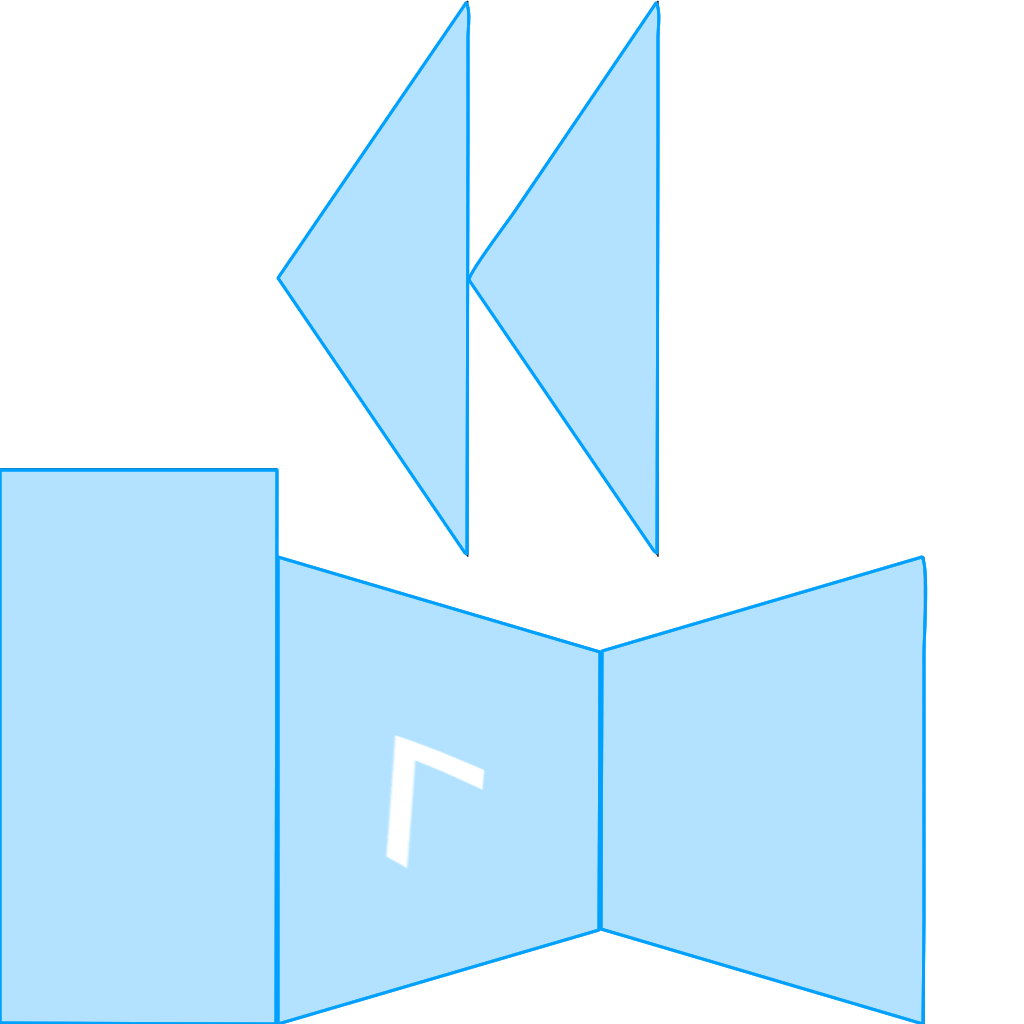
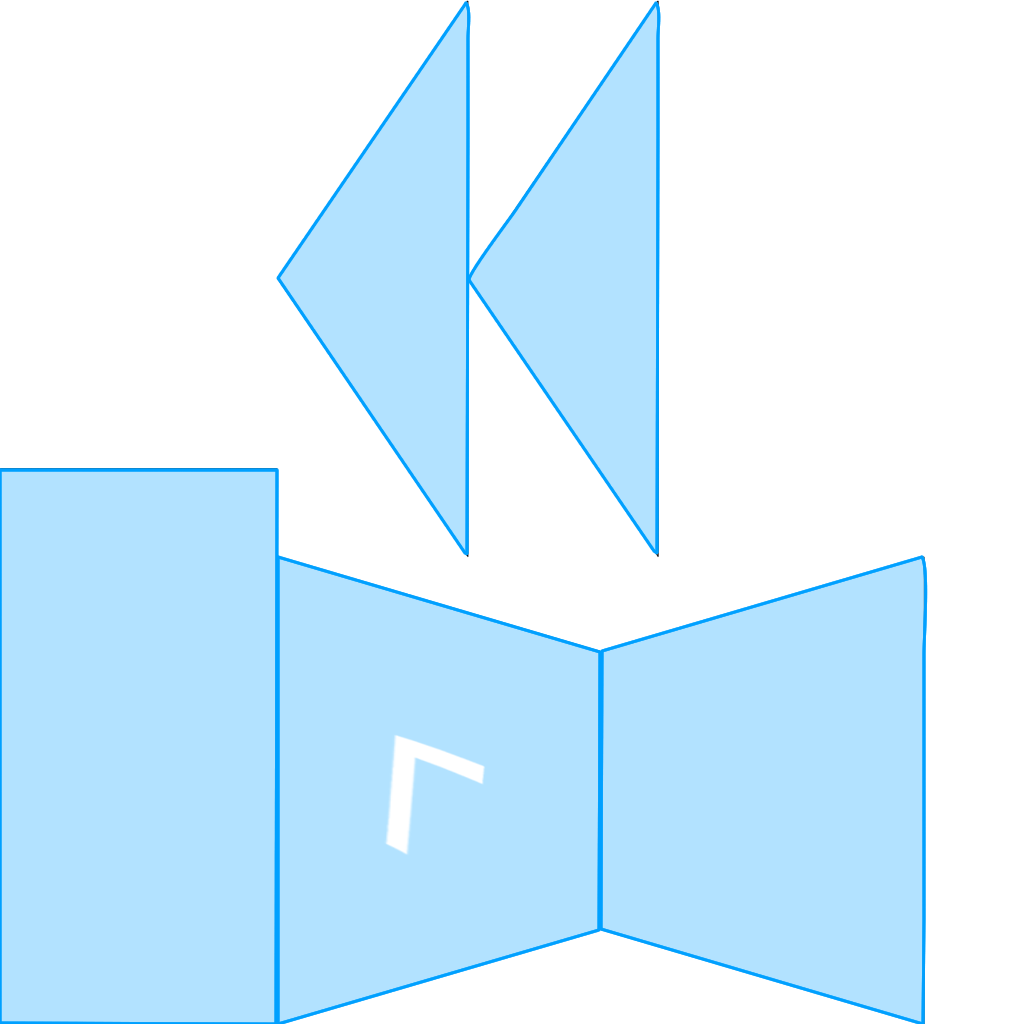
Two versions of the same layered image (w=1024, h=1024). Layer-by-layer changes:
painted on "mitigate" over [384, 735, 485, 869]
